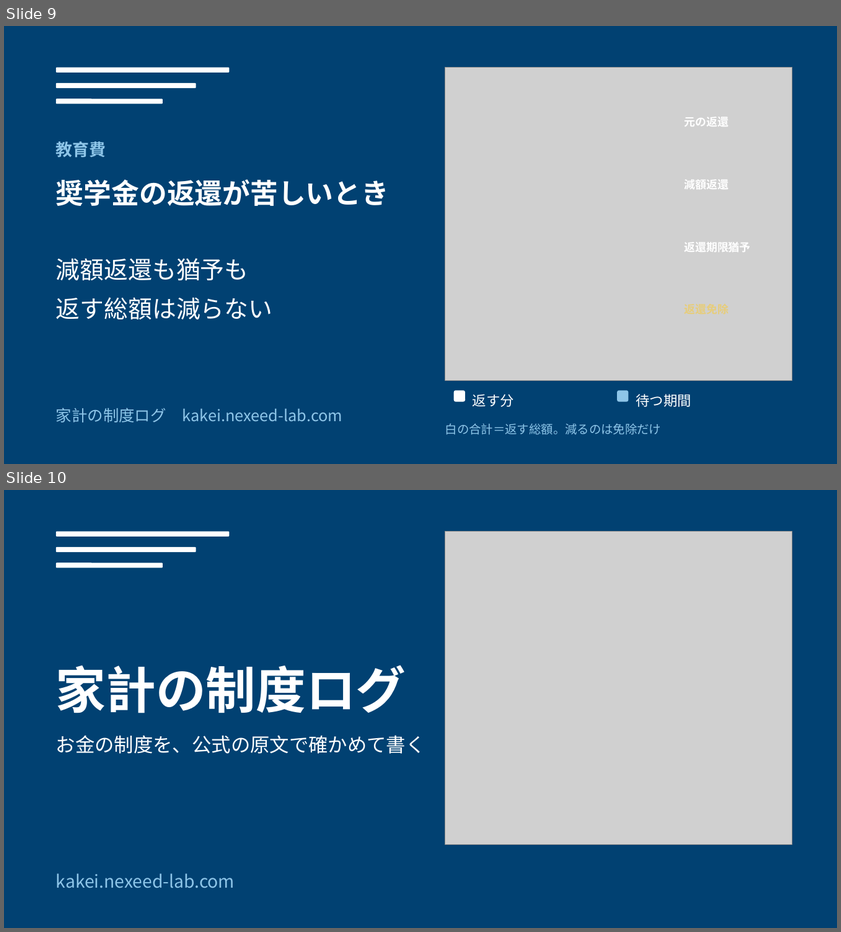
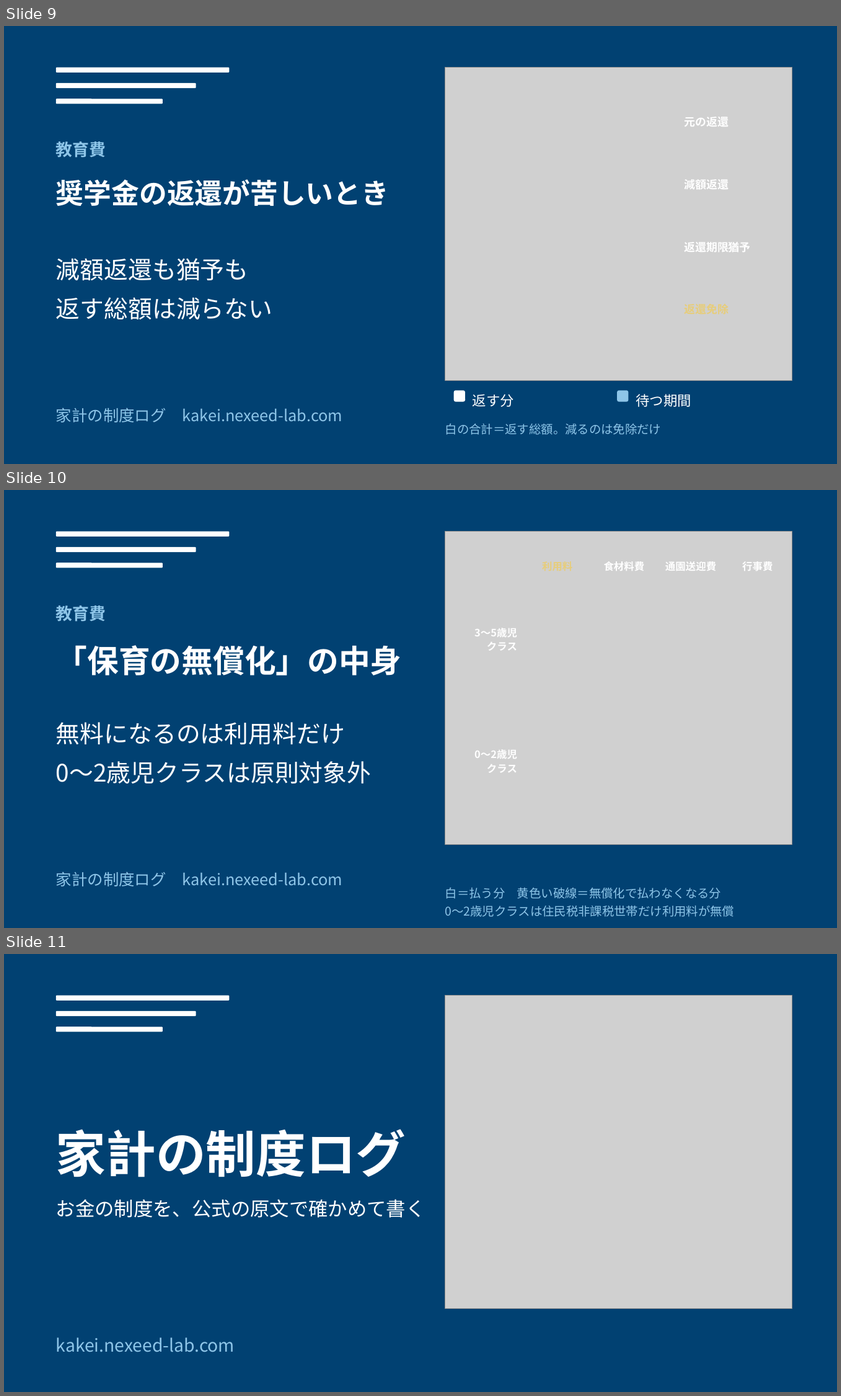
Before and after one commit to oshima0627/kakei, a slide deck: tools/article-images/article-images.pptx. Shown one above the other, each under a label of ours: slides 9 and 10 before the commit, slides 9, 10 and 11 after it. The pictures are 841x932 and 841x1396 pixels, drawn with LibreOffice and Linux fonts; fonts in the diff are those of the drawing; grey boxes stand for pictures. Boxes give left, top, right and bottom in pixels: in the first picture for what was removed or moved away, otherwise in the second. Text is boxed around its words. In the diff, an @@ line names an element or a change of style, - is before the commit and + after.

```diff
--- a/tools/article-images/article-images.pptx
+++ b/tools/article-images/article-images.pptx
@@ slide 10 added at [4, 490, 837, 928], background #014172 @@
@@ rounded rectangle added at [56, 532, 229, 536], fill #FFFFFF @@
@@ picture added at [445, 532, 793, 844] @@
@@ rounded rectangle added at [56, 546, 196, 551], fill #FFFFFF @@
@@ rounded rectangle added at [56, 563, 163, 568], fill #FFFFFF @@
@@ text added at [604, 561, 645, 571], 11 pt, text #FFFFFF, bold @@
+食材料費
@@ text added at [666, 559, 716, 574], 11 pt, text #FFFFFF, bold @@
+通園送迎費
@@ text added at [742, 561, 773, 571], 11 pt, text #FFFFFF, bold @@
+行事費
@@ text added at [56, 605, 106, 621], 18 pt, text #8EC5E8, bold @@
+教育費
@@ text added at [475, 628, 517, 651], 11 pt, text #FFFFFF, bold @@
+3〜5歳児
+クラス
@@ text added at [56, 645, 402, 675], 34 pt, text #FFFFFF, bold @@
+「保育の無償化」の中身
@@ text added at [56, 722, 372, 783], 26 pt, text #FFFFFF @@
+無料になるのは利用料だけ
+0〜2歳児クラスは原則対象外
@@ text added at [475, 749, 517, 773], 11 pt, text #FFFFFF, bold @@
+0〜2歳児
+クラス
@@ text added at [56, 871, 343, 886], 17 pt, text #8EC5E8 @@
+家計の制度ログ kakei.nexeed-lab.com
@@ text added at [445, 887, 735, 917], 13 pt, text #8EC5E8 @@
+白＝払う分 黄色い破線＝無償化で払わなくなる分
+0〜2歳児クラスは住民税非課税世帯だけ利用料が無償
@@ what was slide 10 is now slide 11 @@
```
Also in this commit, not shown: 4 other files.
